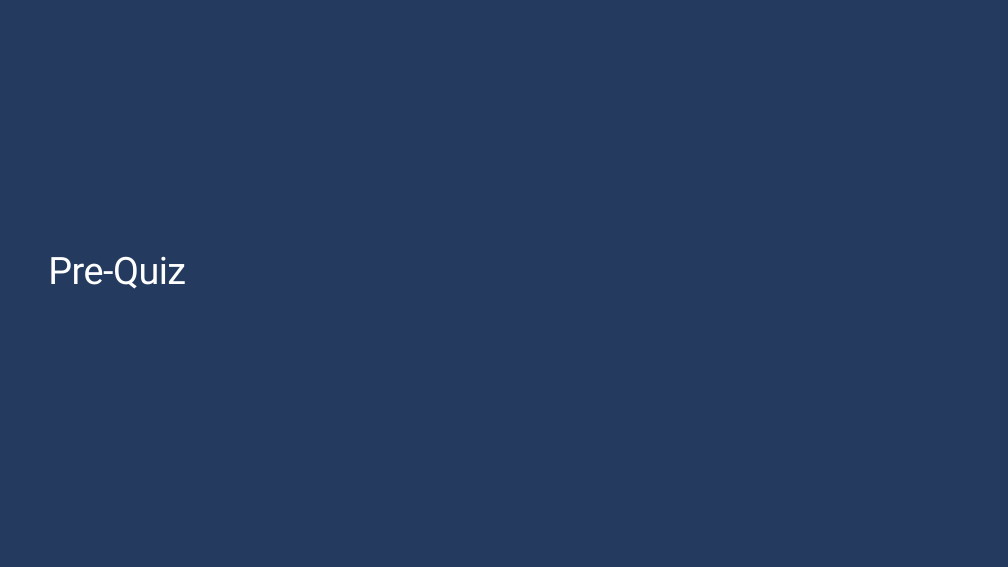
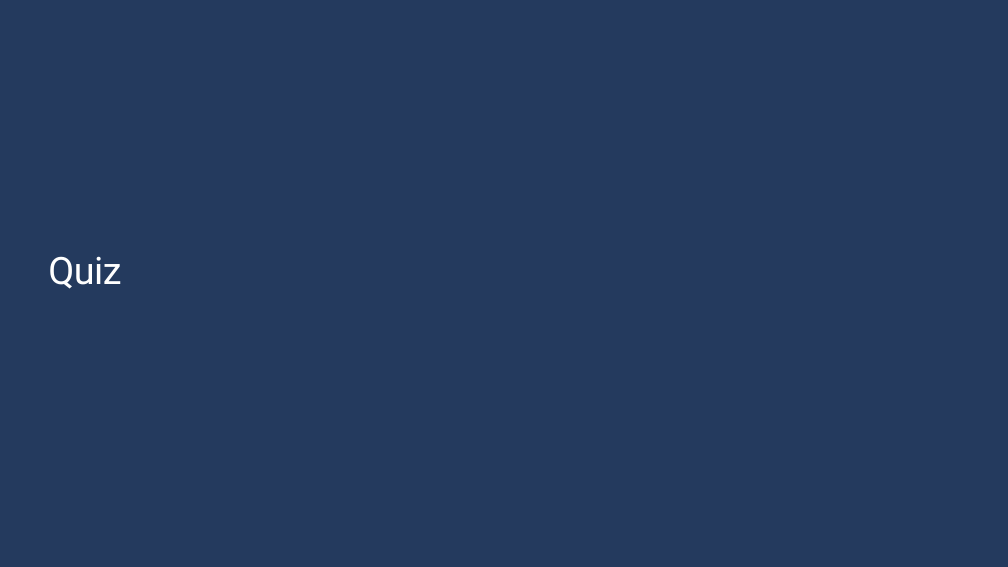
Before and after one commit to microsoft/workshop-library, a slide deck: slide 16 of learn-github/slides.pptx (slide 15 before the commit). Drawn at 1008x567 pixels with LibreOffice and Linux fonts; fonts in the diff are those of the drawing; background and template pictures are left out. Boxes give left, top, right and bottom in pixels: in the first picture for what was removed or moved away, otherwise in the second. Text is boxed around its words. In the diff, an @@ line names an element or a change of style, - is before the commit and + after.

```diff
--- a/learn-github/slides.pptx
+++ b/learn-github/slides.pptx
@@ title at (48,256,121,289): text changed @@
-Pre-Quiz
+Quiz
```
Also in this commit, not shown: 1 other slide changed, 7 slides removed, 1 other file.
